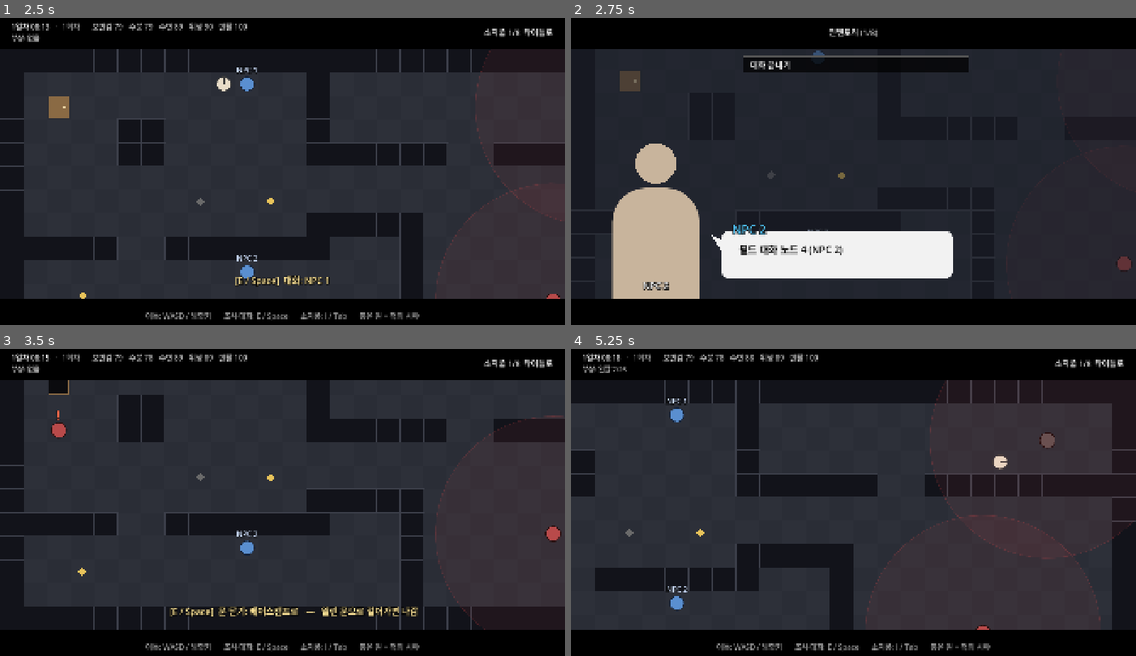
Above: before the commit, frames 1-4 (two rows, left to right).
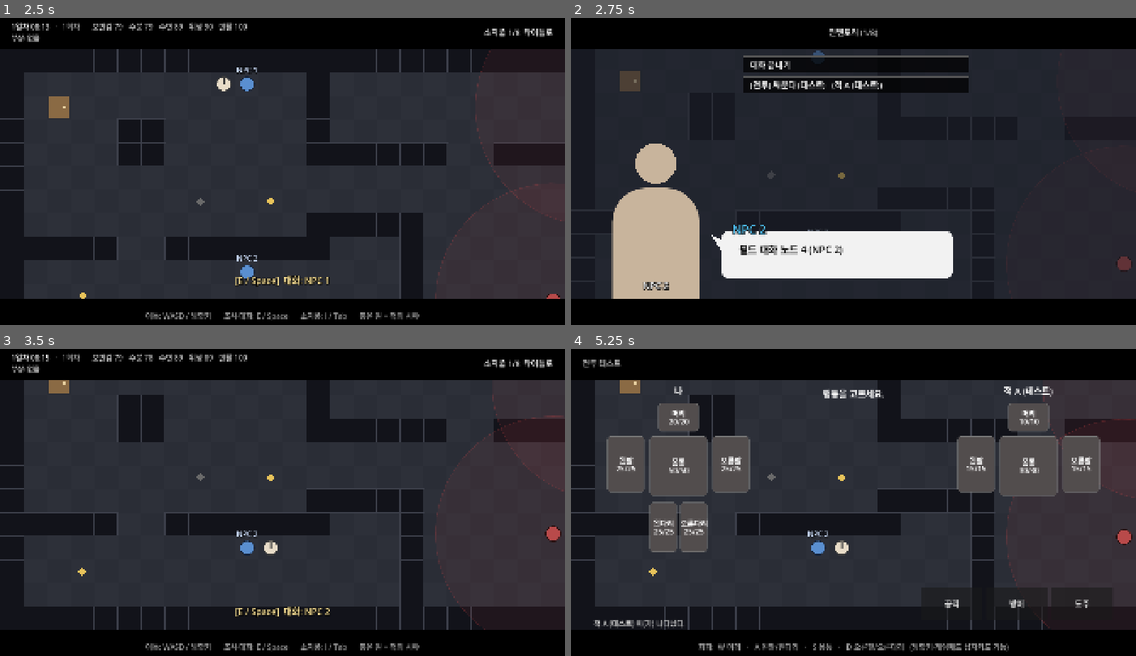
Above: after the commit, the same moments.

Repository: HomilBBANG/rt_Tevah
Game: Godot game, scene res://tests/field_smoke.tscn
Two runs of this game, one before a commit and one after it. Both use one fixed random seed, a clock stepped at 60 frames per second and the inputs below. This scene is started directly instead of the project's main scene.
Inputs (mouse positions are in pixels of both pictures, inside the frame that each line leads up to):
- Up to frame 1 (2.5 s): tap Enter (ui_accept) at 0.5, 0.77 s; move the mouse to (406, 159) at 0.52 s; hold D (dodge_right) 0.53-1.25 s; hold E (interact) 0.53-1.25 s; click (406, 159) at 0.67 s; drag from (169, 189) to (254, 235) at 1.27 s; click "대화 선택지 1 (일반)" at 2 s
- Up to frame 2 (2.75 s): no input
- Up to frame 3 (3.5 s): click "대화 끝내기" at 2.75 s
- Up to frame 4 (5.25 s): move the mouse to (910, 434) at 3.52 s; hold D (dodge_right) 3.53-4.25 s; hold E (interact) 3.53-4.25 s; tap Space at 3.6 s; click "소지품 1/8" at 4.25 s; click (853, 416) at 5 s, where only the run after the commit has a clickable "[전투] 싸운다 (테스트) (적 A (테스트))"

Frame 1 is identical in both runs. In frame 2, 2.1% of the frame differs, in the area x 30-71%, y 18-25%; in frame 3, 1.2%; in frame 4, 47%, in the area x 0-100%, y 1-99%.
Error before the commit: Cannot call method 'find_children' on a null value. (res://tests/field_smoke.gd:175)
Error after the commit: Cannot call method 'find_children' on a null value. (res://tests/field_smoke.gd:212)

Commit message:
Combat choice type: start a fight from a field dialogue choice
- Choices.type=combat, check=enemy_id (field dialogues only). Win -> effects/next_node,
  flee -> fail_effects/fail_next, lose -> dialogue closes and the field runs death/revival
- StoryRunner.combat_requested / finish_combat; field hides the dialogue during the fight
- Choice button shows "[전투] text (enemy name)"; dialogue editor gets the type, enemy picker
  and a flee port; switching back to normal/item clears check/fail fields
- Converter checks enemy_id, field-only, and a flee exit
- Dummy: npc2 choice fdc7. Tests: test_story 68, field_smoke flee/win/lose

Co-Authored-By: Claude Opus 5.5 <noreply@anthropic.com>

Diff:
--- a/autoload/story_runner.gd
+++ b/autoload/story_runner.gd
@@ -7,8 +7,8 @@
 
 ## 노드 표시: node(Dictionary), 화자 이름
 signal node_shown(node: Dictionary, speaker_name: String)
-## 선택지 목록: [{ "choice": Dictionary, "enabled": bool, "dice": Dictionary }] — hide 조건 미충족은 빠져 있음.
-## dice 는 type=dice 선택지에만 있음 (dice_preview() 결과).
+## 선택지 목록: [{ "choice": Dictionary, "enabled": bool, "dice": Dictionary, "combat": Dictionary }] — hide 조건 미충족은 빠져 있음.
+## dice 는 type=dice 선택지에만 있음 (dice_preview() 결과). combat 은 type=combat 에만 ({enemy_id, enemy_name}).
 ## 선택지가 없는 노드면 빈 배열 (UI는 '계속' 버튼을 띄운다)
 signal choices_shown(entries: Array)
 ## 시스템 메시지 (획득·버림 등)
@@ -25,6 +25,10 @@
 ## 주사위 판정 결과 (dice_preview() 내용 + roll, total, success, critical). 효과 적용 전에 발신.
 ## critical: "success"(20, 대성공) / "fail"(1, 대실패) / "" — 1·20 은 합계와 무관하게 결과가 정해진다.
 signal dice_rolled(result: Dictionary)
+## combat 선택지: 전투를 띄워 달라는 요청. 화면은 전투를 띄우고 끝나면 finish_combat("win"/"fled"/"lose")를 부른다.
+## win → effects·next_node, fled → fail_effects·fail_next, lose → 대화가 끝남(ended) — 사망 처리는 화면 몫.
+signal combat_requested(enemy_id: String)
+signal _combat_done(outcome: String)
 signal _discard_chosen(slot: int)
 
 const DICE_SIDES := 20
@@ -34,6 +38,8 @@
 var forced_rolls: Array[int] = []
 ## 테스트용: 0 보다 크면 슬롯을 묻지 않고 이 슬롯에 저장
 var save_slot_override := 0
+## 테스트용: 비어 있지 않으면 전투를 띄우지 않고 이 결과("win"/"fled"/"lose")로 처리
+var combat_override := ""
 var ended := false
 ## "episode" = 에피소드 진행 (엔딩·스탯 규칙·자동 저장) / "field" = 탐험 중 NPC 대화 (EXIT 로 끝)
 var mode := "episode"
@@ -110,11 +116,36 @@
 		if not result.success:
 			effects = c.fail_effects
 			next = c.fail_next
+	elif c.get("type", "normal") == "combat":
+		var outcome := await _fight(c.check)
+		if outcome == "lose":
+			ended = true
+			busy = false
+			return
+		if outcome != "win":
+			effects = c.fail_effects
+			next = c.fail_next
 	var redirect := await _apply_effects(Expr.parse_effects(effects))
 	if not ended:
 		var forced := _check_stats()
 		await _goto(forced if forced != "" else (redirect if redirect != "" else next))
 	busy = false
+
+
+## combat 선택지: 전투 결과 "win" / "fled" / "lose"
+func _fight(enemy_id: String) -> String:
+	if combat_override != "":
+		return combat_override
+	if mode != "field":
+		push_error("[StoryRunner] combat 선택지는 필드 대화에서만: %s" % enemy_id)
+		return "fled"
+	combat_requested.emit(enemy_id)
+	return await _combat_done
+
+
+## 화면이 combat_requested 로 띄운 전투가 끝남
+func finish_combat(outcome: String) -> void:
+	_combat_done.emit(outcome)
 
 
 ## dice 선택지의 판정 정보: 능력치, 목표값, 보정치 내역, 성공 확률.
@@ -289,6 +320,8 @@
 		var entry := {"choice": c, "enabled": ok}
 		if c.get("type", "normal") == "dice":
 			entry.dice = dice_preview(c)
+		elif c.get("type", "normal") == "combat":
+			entry.combat = {"enemy_id": c.check, "enemy_name": DataLoader.enemies.get(c.check, {}).get("name", c.check)}
 		entries.append(entry)
 	choices_shown.emit(entries)
 
--- a/data/choices.json
+++ b/data/choices.json
@@ -510,5 +510,21 @@
   "mod": 0,
   "fail_effects": "",
   "fail_next": ""
+ },
+ {
+  "choice_id": "fdc7",
+  "node_id": "fd_npc2_a",
+  "text": "싸운다 (테스트)",
+  "condition": "",
+  "show_mode": "",
+  "cost": "",
+  "effects": "setflag:beat_npc2",
+  "next_node": "fd_npc2_win",
+  "type": "combat",
+  "check": "enemy_test",
+  "dc": 0,
+  "mod": 0,
+  "fail_effects": "setflag:fled_npc2",
+  "fail_next": "fd_npc2_fled"
  }
 ]
--- a/data/nodes.json
+++ b/data/nodes.json
@@ -150,5 +150,21 @@
   "text": "필드 대화 노드 5 (flag:showed_knife 일 때만)",
   "next_node": "EXIT",
   "on_enter": ""
+ },
+ {
+  "node_id": "fd_npc2_win",
+  "episode_id": "",
+  "speaker_id": "char_npc2",
+  "text": "필드 대화 노드 6 (전투 승리)",
+  "next_node": "EXIT",
+  "on_enter": ""
+ },
+ {
+  "node_id": "fd_npc2_fled",
+  "episode_id": "",
+  "speaker_id": "char_npc2",
+  "text": "필드 대화 노드 7 (전투 도주)",
+  "next_node": "EXIT",
+  "on_enter": ""
  }
 ]
--- a/scenes/field/field.gd
+++ b/scenes/field/field.gd
@@ -45,6 +45,7 @@
 var _combat_ui: Node
 var _dialogue_ui: Node
 var _combat_enemy: Node
+var _combat_from_dialogue := false   # 대화 선택지(type=combat)로 시작한 전투
 var _near_spot := {}
 var _collecting := false         # StoryRunner 메시지를 모으는 중 (조사·거점 행동)
 var _collected: PackedStringArray = []
@@ -66,6 +67,7 @@
 	StoryRunner.message.connect(_on_story_message)
 	StoryRunner.inventory_full.connect(_on_inventory_full)
 	StoryRunner.save_slot_requested.connect(_on_save_slot_requested)
+	StoryRunner.combat_requested.connect(_on_dialogue_combat)
 	GameState.survival_changed.connect(_update_hud)
 	GameState.clock_changed.connect(_update_hud)
 	GameState.clock_changed.connect(_refresh_presence)
@@ -81,7 +83,7 @@
 
 func _exit_tree() -> void:
 	for pair in [[StoryRunner.message, _on_story_message], [StoryRunner.inventory_full, _on_inventory_full],
-			[StoryRunner.save_slot_requested, _on_save_slot_requested]]:
+			[StoryRunner.save_slot_requested, _on_save_slot_requested], [StoryRunner.combat_requested, _on_dialogue_combat]]:
 		if pair[0].is_connected(pair[1]):
 			pair[0].disconnect(pair[1])
 
@@ -612,10 +614,23 @@
 func _start_combat(enemy: Node) -> void:
 	frozen = true
 	_combat_enemy = enemy
+	_open_combat(enemy.data.ref)
+
+
+## 대화 선택지 type=combat: 대화를 숨기고 전투, 끝나면 결과를 StoryRunner 에 돌려준다 (이기거나 도주하면 대화 계속)
+func _on_dialogue_combat(enemy_id: String) -> void:
+	frozen = true
+	_combat_from_dialogue = true
+	if _dialogue_ui != null:
+		_dialogue_ui.visible = false
+	_open_combat(enemy_id)
+
+
+func _open_combat(enemy_id: String) -> void:
 	%Prompt.visible = false
 	_combat_ui = CombatScene.instantiate()
 	_combat_ui.embedded = true
-	_combat_ui.enemy_id_override = enemy.data.ref
+	_combat_ui.enemy_id_override = enemy_id
 	_combat_ui.player_state = GameState.player_body
 	_combat_ui.finished.connect(_on_combat_finished)
 	%Overlay.add_child(_combat_ui)
@@ -626,6 +641,17 @@
 	_combat_ui.queue_free()
 	_combat_ui = null
 	_update_hud()
+	if _combat_from_dialogue:
+		_combat_from_dialogue = false
+		if outcome == "win" or outcome == "fled":
+			_dialogue_ui.visible = true
+			StoryRunner.finish_combat(outcome)
+		else:
+			StoryRunner.finish_combat("lose")
+			_dialogue_ui.queue_free()
+			_dialogue_ui = null
+			_on_death()
+		return
 	match outcome:
 		"win":
 			GameState.field_mark(map.map_id, "removed", _combat_enemy.data.object_id)
--- a/tests/field_smoke.gd
+++ b/tests/field_smoke.gd
@@ -76,6 +76,24 @@
 	await _press_button(dlg, "대화 끝내기")
 	await _wait(0.2)
 	check(f._dialogue_ui == null and not f.frozen, "대화 끝내기 → 복귀")
+	# 대화 전투 선택지: 대화를 숨기고 전투 → 도주하면 대화 계속 (도주 노드)
+	var body_before: Dictionary = GameState.player_body.duplicate(true)
+	await _talk_and_fight()
+	check(f._combat_ui != null and not f._dialogue_ui.visible and f.frozen, "대화 전투 선택지 → 전투, 대화 숨김")
+	await _snap("dialogue_combat")
+	await _end_combat("fled", func(_c): pass)
+	check(f._dialogue_ui != null and f._dialogue_ui.visible and GameState.has_flag("fled_npc2"), "도주 → 대화로 돌아옴")
+	await _snap("dialogue_after_flee")
+	f._dialogue_ui.advance()
+	await _wait(0.2)
+	check(f._dialogue_ui == null and not f.frozen, "도주 노드 → EXIT → 필드")
+	await _talk_and_fight()
+	await _end_combat("win", func(_c): pass)
+	check(f._dialogue_ui != null and GameState.has_flag("beat_npc2"), "승리 → 대화 계속 (승리 노드)")
+	f._dialogue_ui.advance()
+	await _wait(0.2)
+	check(f._dialogue_ui == null and not f.frozen and f.enemies.size() == 2, "승리 후 필드, 맵의 적은 그대로")
+	GameState.player_body = body_before
 
 	# 닫힌 문은 시야를 가린다: 문 (2,2) 를 사이에 두고 적 (2,4) ↔ 플레이어 (2,1)
 	var e0: Node = f.enemies[0]
@@ -156,9 +174,28 @@
 	check(GameState.run_count == 2 and f.map.map_id == "test_field" and not GameState.player_body.left_arm.broken
 		and GameState.inventory.is_empty(), "처음부터 → 2회차, 소지품·몸 새로")
 	check(f.player.position.distance_to(Vector2((rs[0] + 0.5) * f.tile, (rs[1] + 0.5) * f.tile)) < 1.0, "맵 한복판(S)에서 깨어남")
+
+	# 대화 전투에서 지면 → 대화가 닫히고 사망 처리
+	await _talk_and_fight()
+	await _end_combat("lose", func(_c): pass)
+	await _wait(0.2)
+	check(f._dialogue_ui == null and f.get_node("%DeathPanel").visible and StoryRunner.ended and not StoryRunner.busy,
+		"대화 전투 패배 → 대화 닫힘, 사망 패널")
+	f.get_node("%NewRunButton").pressed.emit()
+	await _wait(0.2)
 	SaveManager.delete_all()
 	print("[field_smoke] 스크린샷 %d장, 실패 %d → %s" % [_shot, _fail, ProjectSettings.globalize_path("user://field_smoke")])
 	get_tree().quit(1 if _fail > 0 else 0)
+
+
+## NPC 2 (10,9) 에게 말을 걸어 전투 선택지를 고른다
+func _talk_and_fight() -> void:
+	_teleport(11, 9)
+	await _wait(0.15)
+	_press("interact")
+	await _wait(0.3)
+	await _press_button(f._dialogue_ui, "[전투] 싸운다 (테스트)   (적 A (테스트))")
+	await _wait(0.1)
 
 
 func _end_combat(outcome: String, tweak: Callable) -> void:
--- a/tests/test_story.gd
+++ b/tests/test_story.gd
@@ -206,6 +206,37 @@
 	await StoryRunner.choose("fdc6")
 	check(dialogue_done == 4 and not SaveManager.has_episode_save(""), "필드 대화는 에피소드 저장 안 함")
 
+	# ---------- 전투 선택지 (type=combat, check=enemy_id): 이기면 next_node, 도주하면 fail_next, 지면 대화 끝
+	var fights := []
+	StoryRunner.combat_requested.connect(func(id): fights.append(id))
+	await StoryRunner.start_dialogue("fd_npc2_a")
+	var fight_entry: Array = entries.filter(func(e): return e.choice.choice_id == "fdc7")
+	check(fight_entry.size() == 1 and fight_entry[0].combat.enemy_name == "적 A (테스트)", "전투 선택지: 적 이름 표시")
+	StoryRunner.combat_override = "win"
+	await StoryRunner.choose("fdc7")
+	check(node_id == "fd_npc2_win" and GameState.has_flag("beat_npc2") and not GameState.has_flag("fled_npc2"), "전투 승리 → effects·next_node")
+	await StoryRunner.continue_story()
+	await StoryRunner.start_dialogue("fd_npc2_a")
+	StoryRunner.combat_override = "fled"
+	await StoryRunner.choose("fdc7")
+	check(node_id == "fd_npc2_fled" and GameState.has_flag("fled_npc2"), "전투 도주 → fail_effects·fail_next")
+	await StoryRunner.continue_story()
+	var done_before := dialogue_done
+	await StoryRunner.start_dialogue("fd_npc2_a")
+	StoryRunner.combat_override = "lose"
+	await StoryRunner.choose("fdc7")
+	check(StoryRunner.ended and not StoryRunner.busy and dialogue_done == done_before and node_id == "fd_npc2_a",
+		"전투 패배 → 대화 끝 (dialogue_ended 없음, 사망 처리는 화면 몫)")
+	StoryRunner.combat_override = ""
+	# 화면이 전투를 띄우는 경우: combat_requested → finish_combat
+	await StoryRunner.start_dialogue("fd_npc2_a")
+	StoryRunner.choose("fdc7")
+	check(fights == ["enemy_test"] and StoryRunner.busy, "combat_requested(enemy_test) 후 결과 대기")
+	StoryRunner.finish_combat("win")
+	await get_tree().process_frame
+	check(node_id == "fd_npc2_win" and not StoryRunner.busy, "finish_combat(win) → 대화 계속")
+	await StoryRunner.continue_story()
+
 
 func _fresh_to_d() -> void:
 	ending = ""
--- a/tools/dialogues/npc2.json
+++ b/tools/dialogues/npc2.json
@@ -22,6 +22,28 @@
    "pos": [
     560,
     140
+   ]
+  },
+  {
+   "node_id": "fd_npc2_win",
+   "speaker_id": "char_npc2",
+   "text": "필드 대화 노드 6 (전투 승리)",
+   "next_node": "EXIT",
+   "on_enter": "",
+   "pos": [
+    560,
+    340
+   ]
+  },
+  {
+   "node_id": "fd_npc2_fled",
+   "speaker_id": "char_npc2",
+   "text": "필드 대화 노드 7 (전투 도주)",
+   "next_node": "EXIT",
+   "on_enter": "",
+   "pos": [
+    560,
+    500
    ]
   }
  ],
@@ -57,6 +79,22 @@
    "mod": 0,
    "fail_effects": "",
    "fail_next": ""
+  },
+  {
+   "choice_id": "fdc7",
+   "node_id": "fd_npc2_a",
+   "text": "싸운다 (테스트)",
+   "condition": "",
+   "show_mode": "",
+   "cost": "",
+   "effects": "setflag:beat_npc2",
+   "next_node": "fd_npc2_win",
+   "type": "combat",
+   "check": "enemy_test",
+   "dc": 0,
+   "mod": 0,
+   "fail_effects": "setflag:fled_npc2",
+   "fail_next": "fd_npc2_fled"
   }
  ]
 }
--- a/ui/choice_button.gd
+++ b/ui/choice_button.gd
@@ -30,6 +30,8 @@
 			var d: Dictionary = entry.dice
 			label = "[판정 %d%%] %s   (%s %s%d · 목표 %d)" % [roundi(d.chance * 100), label,
 				d.ability_name, "+" if d.mod >= 0 else "", d.mod, d.dc]
+		"combat":
+			label = "[전투] %s   (%s)" % [label, entry.combat.enemy_name]
 	text = label if c.cost == "" else "%s  [%s]" % [label, c.cost]
 	disabled = not entry.enabled
 
Not shown, changed: addons/dialogue_editor/dialogue_card.gd
Not shown, changed: addons/dialogue_editor/dialogue_editor.gd
Not shown, changed: CLAUDE.md
Not shown, changed: tools/sheets/content.xlsx
Not shown, changed: tools/xlsx_to_json.py
